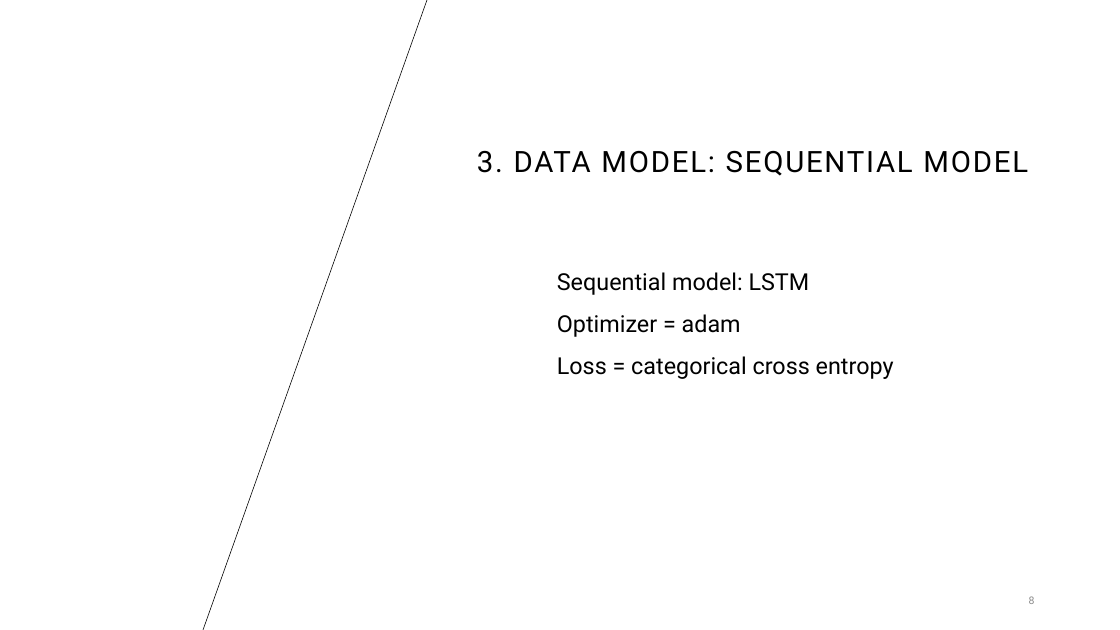
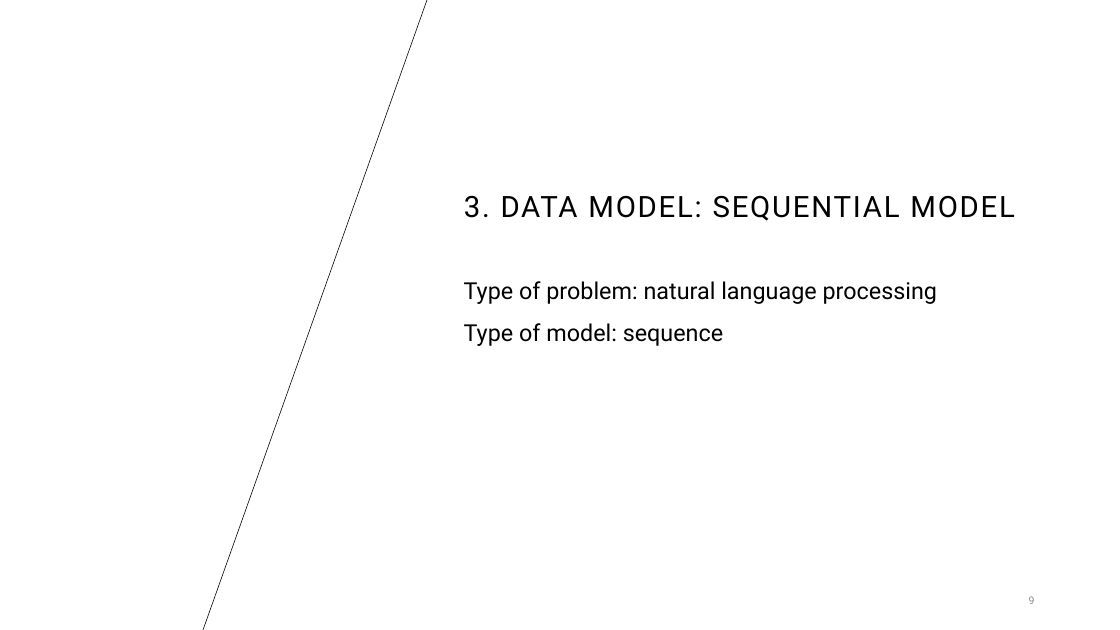
Before and after one commit to ngannk92/tweet_sentiment, a slide deck: slide 9 of tweet sentiment.pptx (slide 8 before the commit). Drawn at 1120x630 pixels with LibreOffice and Linux fonts; fonts in the diff are those of the drawing; background and template pictures are left out. Boxes give left, top, right and bottom in pixels: in the first picture for what was removed or moved away, otherwise in the second. Text is boxed around its words. In the diff, an @@ line names an element or a change of style, - is before the commit and + after.

```diff
--- a/tweet sentiment.pptx
+++ b/tweet sentiment.pptx
@@ title "3. DATA MODEL: SEQUENTIAL MODEL": place and size @@
-title "3. DATA MODEL: SEQUENTIAL MODEL" at <box>477,150,1028,176</box>
+title "3. DATA MODEL: SEQUENTIAL MODEL" at <box>464,195,1015,221</box>
@@ text added at <box>464,281,937,346</box>, 20 pt, text #000000 @@
+Type of problem: natural language processing
+Type of model: sequence
@@ text removed at <box>557,272,894,379</box> @@
-Sequential model: LSTM
-Optimizer = adam
-Loss = categorical cross entropy
```
Also in this commit, not shown: 6 other slides changed, 4 slides added.
